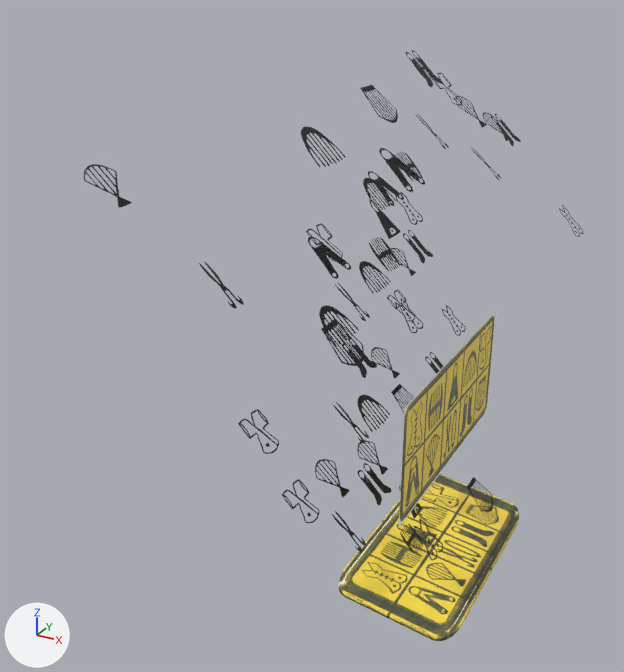
One commit to the glTF model GF_AR/plate.glb: the scene before it, then after it.
Both versions are drawn from a 50 mm camera at (1.98, -5.93, 4.84) aimed at (-1.09, -0.34, 2.05). The lights are fixed; the arrows at lower left show +X, +Y and +Z. Where no turn or scale is listed for an object, it has been applied to the vertices.

In view in the first picture: 'Cube', 'ec468ce3186b09be96e542ae06bb97c6'.
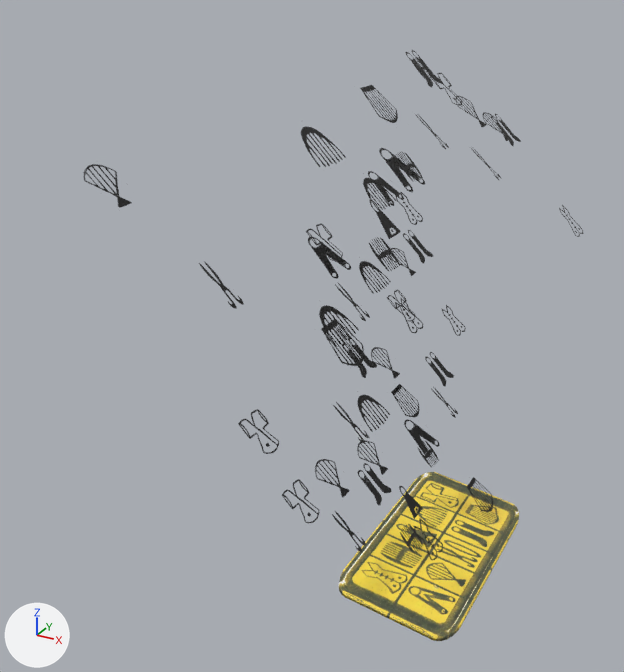
Changed parts and their boxes [x1, y1, x2, y2] in the pictures (624 x 672 px):
'ec468ce3186b09be96e542ae06bb97c6', deleted (yellow)
    before: [399, 312, 496, 527]

The change, as a diff of the scene's bpy script:
```diff
--- a/GF_AR/plate.glb.py
+++ b/GF_AR/plate.glb.py
@@ ob_ec468ce3186b09be96e542ae06bb97c6 @@
-ob_ec468ce3186b09be96e542ae06bb97c6 = bpy.data.objects.new('ec468ce3186b09be96e542ae06bb97c6', me_ec468ce3186b09be96e542ae06bb97c6)
-ob_ec468ce3186b09be96e542ae06bb97c6.location = (0.0, 0.0, 1.5)
```
